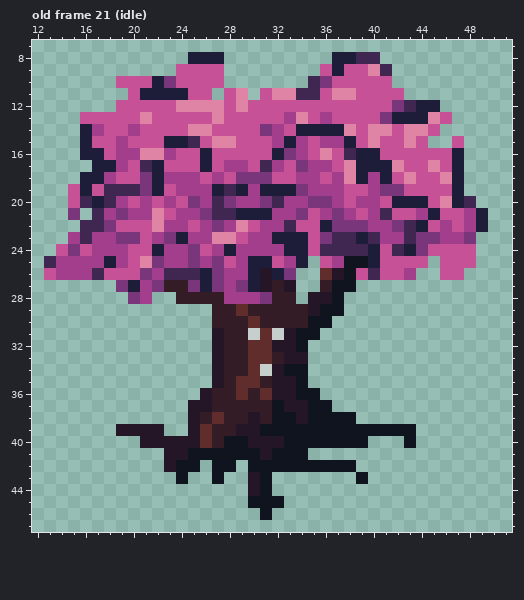
Two states of a pixel-art file, Assets/Sprites/Player.aseprite. Above, as it was before the edit.
64x64 pixels, 24 frames. Shown: old frame 21 (idle): x 12..51, y 7..47. The commit also changed other frames, which this record leaves out.
After the commit:
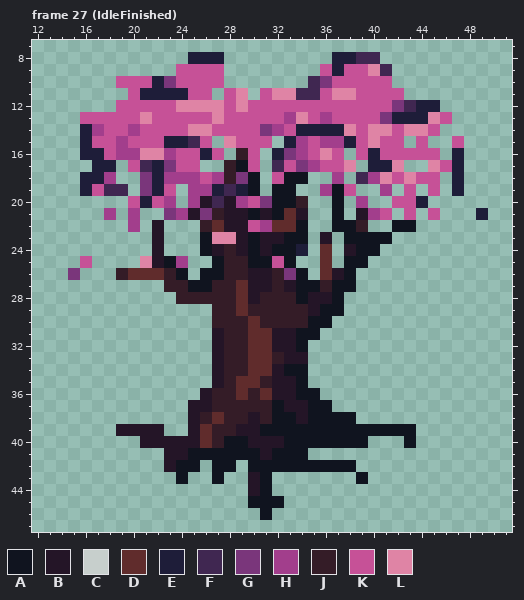
Palette (. is transparent): A #10141f  B #241527  C #c7cfcc  D #602c2c  E #1e1d39  F #402751  G #7a367b  H #a23e8c  J #341c27  K #c65197  L #df84a5
A new or re-ordered frame is compared with the old frame closest to it.
The edit:
frames 24 -> 32
Changed rows in their new state; - is an unchanged pixel.
Frame 27 (IdleFinished) is new; against old frame 21 (idle):
first column x 13:
15 --------------.----.----------.------
16 ---------------.J-.------.K------.---
17 ------.---G--..JA-.F---K--.---..-----
18 ------..-------J-A.-AA..-.F-L----.---
19 --.----.---.-----A.AA..-A-..H.-.-.---
20 --.....-E--.HB-B-K-AAJ..A.-..KK-....-
21 --.-.-.-..G-B-JBBABADB..A.B-K.-.K...-
22 ---....H.B...JDBB--DDA..AAJ..AA......
23 --.......B...A--BABBAA.B.AAAA.......-
24 -........B...ABJBABAA-.D.BAA........-
25 ...K....-BA-..AJJAA-A.-D.--.....-...-
26 ..G...JDDDJA.AAJJB-J-A----.....--..--
27 ------....--AAJJDB---AA--------------
28 -------..------JDBJ--A---------------
31 -----------------D-B-----------------
34 ------------------D------------------
Changed places in both pictures, as pixel boxes (x1, y1, x2, y2):
changed: (44, 136, 488, 376)
